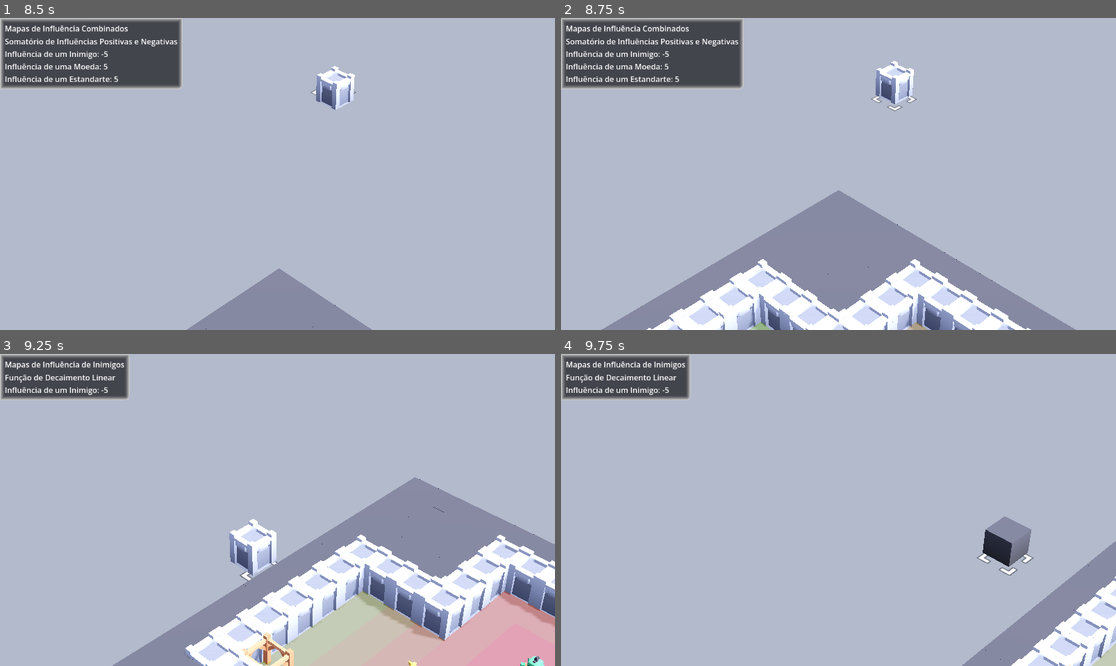
Above: before the commit, frames 1-4 (two rows, left to right).
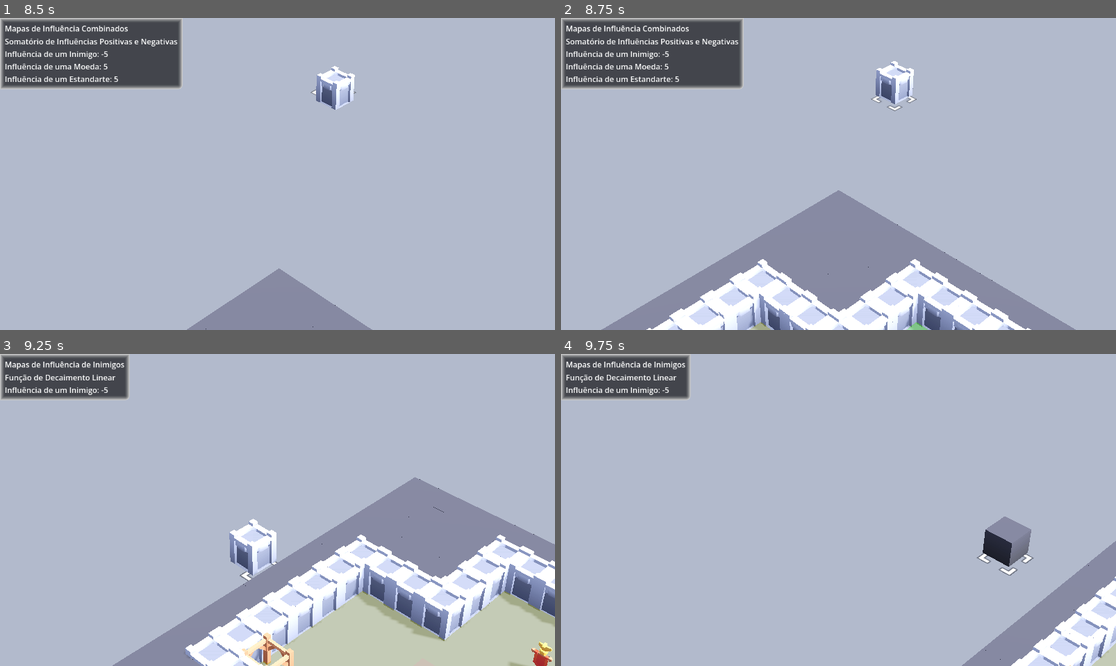
Above: after the commit, the same moments.

Repository: ufjf-gamelab/pcglab3d
Game: Godot game, scene res://scenes/main.tscn
The game is run twice, just before and just after one commit, with the same random seed, the same clock (stepped at 60 frames per second) and the same inputs.
Inputs (mouse positions are in pixels of both pictures, inside the frame that each line leads up to):
- Up to frame 1 (8.5 s): tap Enter at 0.5 s; move the mouse to (399, 158) at 0.52 s; hold D (move_right) 0.53-1.28 s; click (399, 158) at 0.6 s; move the mouse to (166, 189) at 1.27 s; hold S (move_back) 1.28-2.03 s; tap H (ca_generate_dungeon) at 1.35 s; move the mouse to (333, 105) at 2.02 s; hold D (move_right) 2.03-2.78 s; hold F (camera_center) 2.03-2.78 s; move the mouse to (249, 236) at 2.77 s; hold W (move_forward) 2.78-3.53 s; tap Middle mouse button (camera_rotate) at 2.85 s; move the mouse to (444, 220) at 3.52 s; hold A (move_left) 3.53-5.03 s; tap Delete (demolish) at 3.6 s; tap F2 (load) at 4.15 s; move the mouse to (111, 127) at 4.27 s; tap G (generate_dungeon) at 4.35 s; move the mouse to (305, 174) at 5.02 s; hold S (move_back) 5.03-5.78 s; hold R (recalculate_heatmaps) 5.03-5.78 s; move the mouse to (194, 96) at 5.77 s; hold D (move_right) 5.78-6.53 s; right-click (194, 96) at 5.85 s; move the mouse to (399, 158) at 6.52 s; hold W (move_forward) 6.53-7.28 s; hold 3 (show_banners_heatmaps) 6.53-7.28 s; move the mouse to (166, 189) at 7.27 s; hold D (move_right) 7.28-8.03 s; tap 2 (show_coins_heatmaps) at 7.35 s; move the mouse to (333, 105) at 8.02 s; hold S (move_back) from 8.03 s (still down); hold 4 (show_combined_heatmaps) from 8.03 s (still down)
- Up to frame 2 (8.75 s): keep holding S (move_back); keep holding 4 (show_combined_heatmaps)
- Up to frame 3 (9.25 s): move the mouse to (249, 572) at 8.77 s; release S (move_back) at 8.78 s; release 4 (show_combined_heatmaps) at 8.78 s; hold A (move_left) from 8.78 s (still down); tap 1 (show_enemies_heatmaps) at 8.85 s
- Up to frame 4 (9.75 s): move the mouse to (1005, 556) at 9.52 s; release A (move_left) at 9.53 s; hold W (move_forward) from 9.53 s (still down); tap E (structure_next) at 9.6 s

Frame 1 is identical in both runs. In frame 2, less than 0.1% of the frame differs, in the area x 62-67%, y 97-100%; in frame 3, 3.8%, in the area x 73-100%, y 75-100%; in frame 4, nothing differs.

Commit message:
fix: corrige bug de orc batendo mesmo com player morto

Diff:
--- a/scripts/playable/enemy.gd
+++ b/scripts/playable/enemy.gd
@@ -54,7 +54,7 @@
 
 # CHASE
 func chase_state():
-	if player == null:
+	if player == null or player.life <= 0:
 		state = State.IDLE
 		return
 
@@ -130,7 +130,7 @@
 	if state == State.DEAD:
 		return
 
-	if body.name == "Player" and body.has_method("take_damage"):
+	if body.name == "Player" and body.life > 0:
 		body.take_damage(attack_damage)
 
 func take_damage(amount):
--- a/scripts/utils/utils_dungeon_gen.gd
+++ b/scripts/utils/utils_dungeon_gen.gd
@@ -26,7 +26,7 @@
 
 var room_elements_quantity = {
 	"enemies": 1,
-	"coins": 2,
+	"coins": 1,
 	"banners": 1
 }
 
